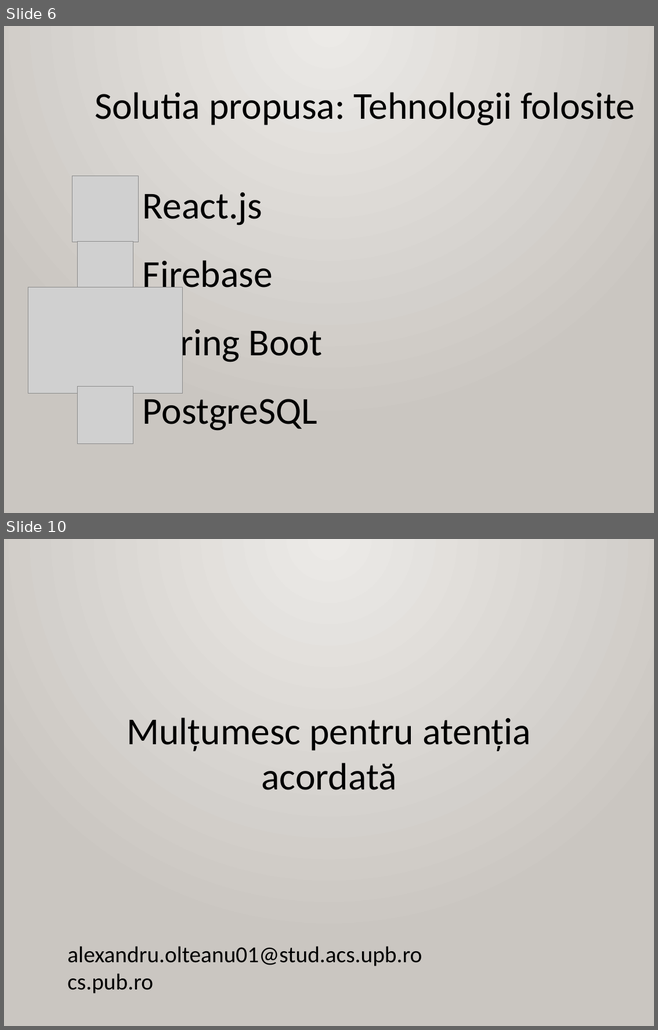
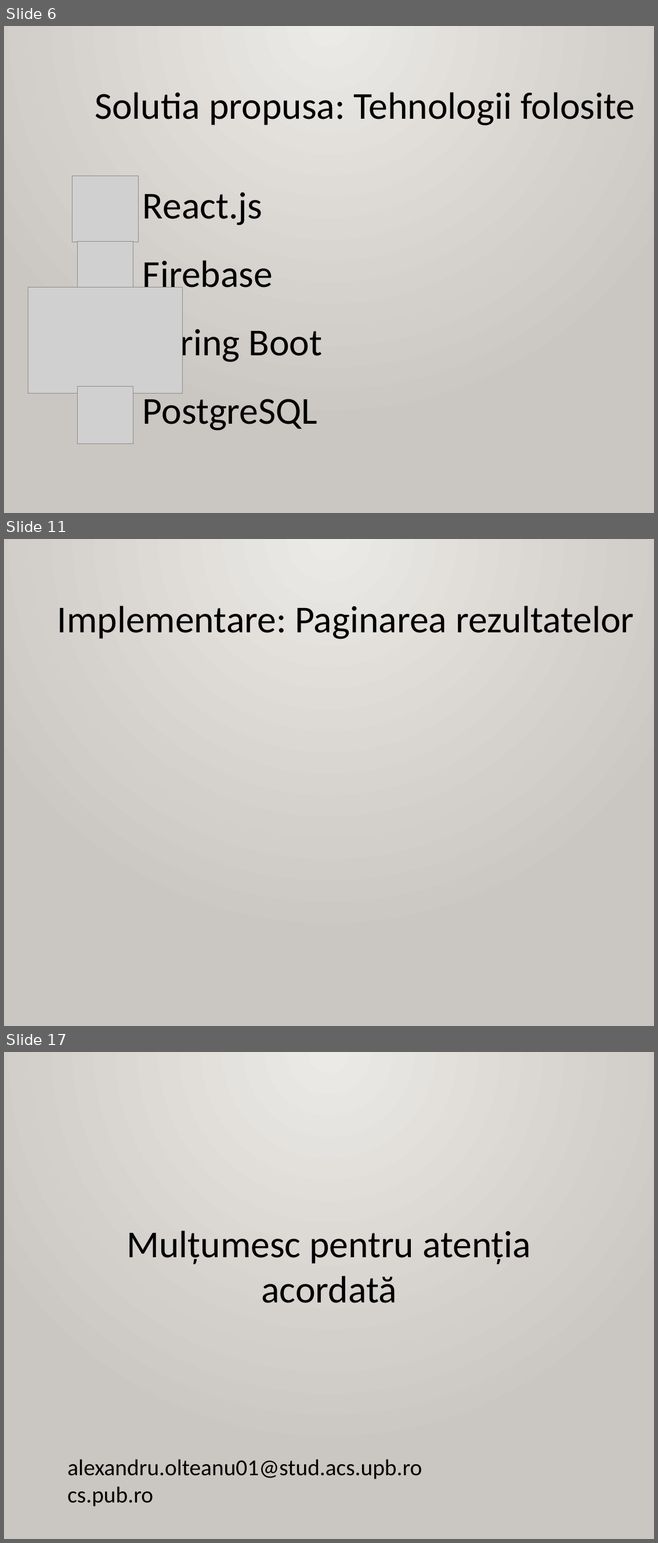
Before and after one commit to AlexandruOlteanu/SwapIt, a slide deck: files/documentation/presentation/Final_Presentation_Alexandru_Olteanu.pptx. Shown one above the other, each under a label of ours: slides 6 and 10 before the commit, slides 6, 11 and 17 after it; the slides between them are not shown. The pictures are 658x1030 and 658x1543 pixels, drawn with LibreOffice and Linux fonts; fonts in the diff are those of the drawing; grey boxes stand for pictures. Boxes give left, top, right and bottom in pixels: in the first picture for what was removed or moved away, otherwise in the second. Text is boxed around its words. In the diff, an @@ line names an element or a change of style, - is before the commit and + after.

```diff
--- a/files/documentation/presentation/Final_Presentation_Alexandru_Olteanu.pptx
+++ b/files/documentation/presentation/Final_Presentation_Alexandru_Olteanu.pptx
@@ slide 11 added at box(4, 539, 654, 1026), background gradient #ECEAE7 to #CAC7C1 @@
@@ text added at box(57, 606, 634, 639), 60 pt, text #000000 @@
+Implementare: Paginarea rezultatelor
@@ what was slide 10 is now slide 17 @@
```
Also in this commit, not shown: 3 slides changed, 6 other slides added, 1 other file.
